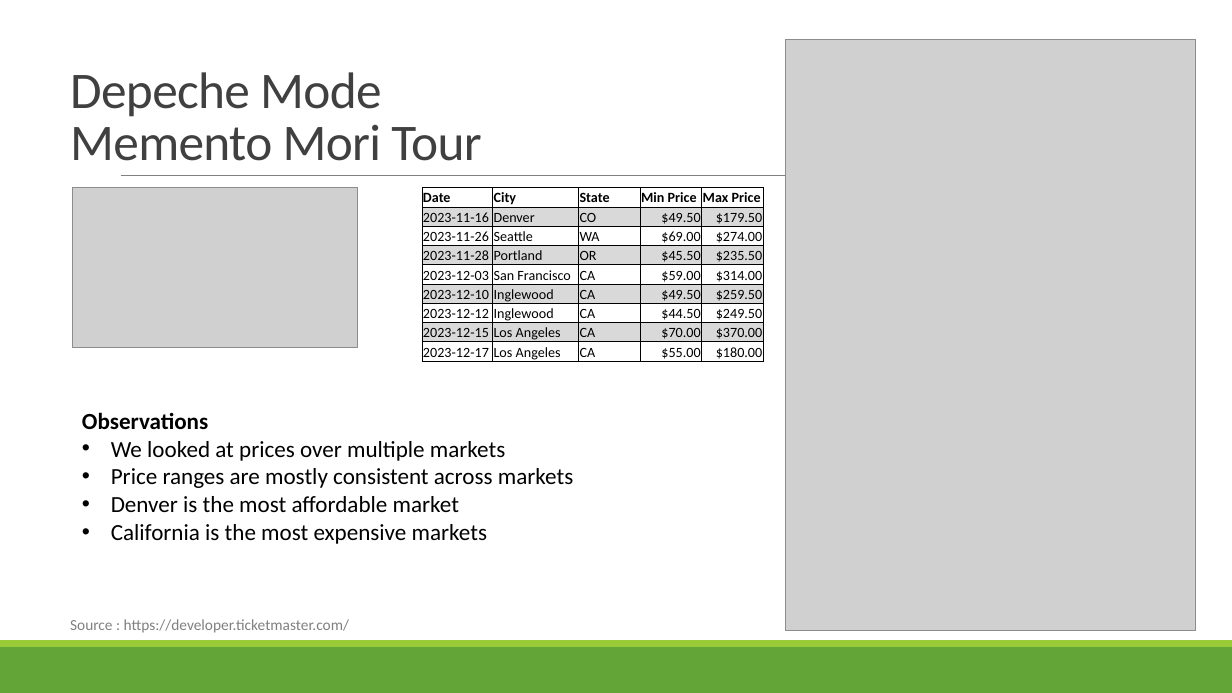
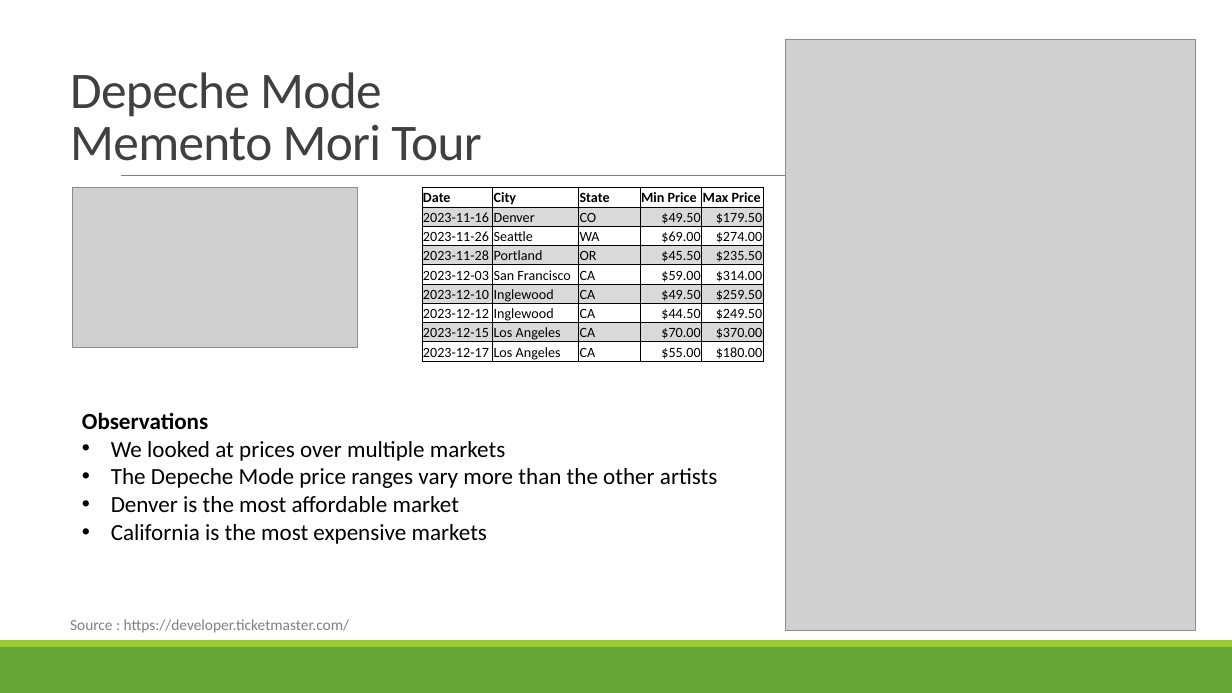
Before and after one commit to jodylarson310/module7-project, a slide deck: slide 4 of Support_Live_Music_Project1_Group4.pptx. Drawn at 1232x693 pixels with LibreOffice and Linux fonts; fonts in the diff are those of the drawing; grey boxes stand for pictures. Boxes give left, top, right and bottom in pixels: in the first picture for what was removed or moved away, otherwise in the second. Text is boxed around its words. In the diff, an @@ line names an element or a change of style, - is before the commit and + after.

```diff
--- a/Support_Live_Music_Project1_Group4.pptx
+++ b/Support_Live_Music_Project1_Group4.pptx
@@ text at box(111, 468, 717, 488): text changed @@
-• Price ranges are mostly consistent across markets
+• The Depeche Mode price ranges vary more than the other artists
```
Also in this commit, not shown: 11 other slides changed.
